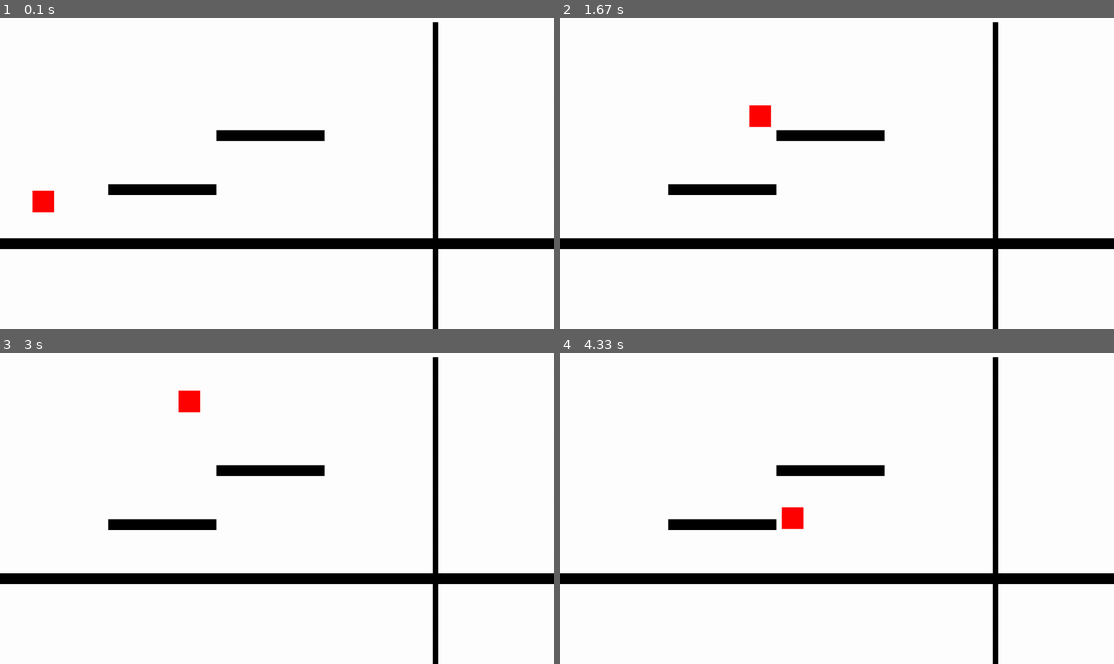
Above: before the commit, frames 1-4 (two rows, left to right).
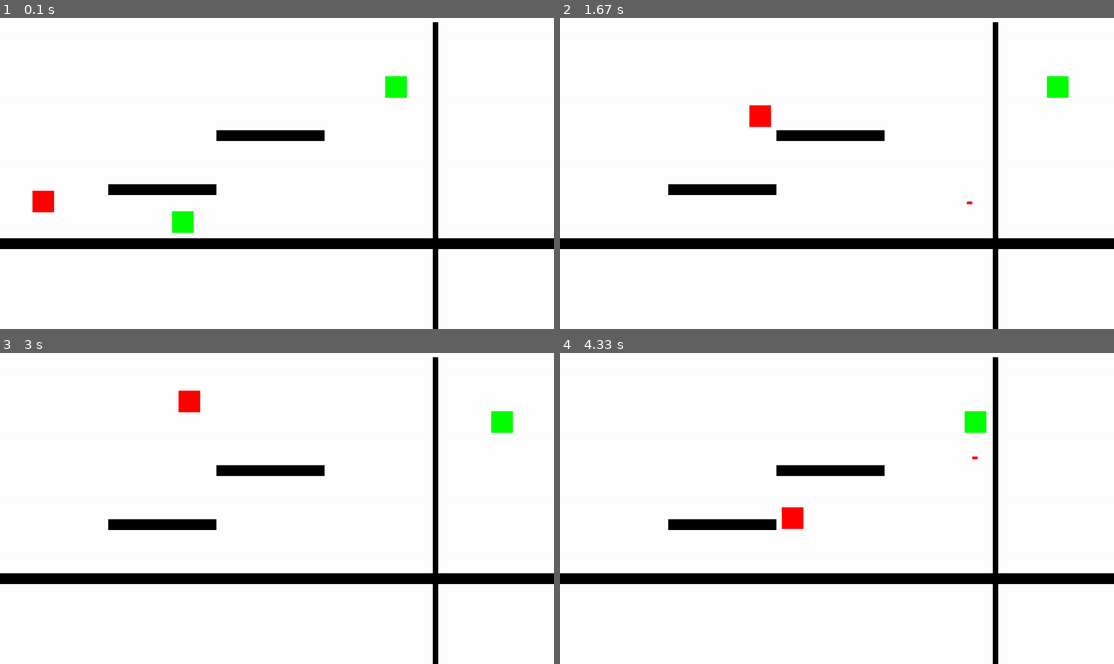
Above: after the commit, the same moments.

Repository: bobacojr/Pygame_Contra
Game: pygame game, started from main.py
The game is run twice, just before and just after one commit, with the same random seed, the same clock (stepped at 60 frames per second) and the same inputs.
Inputs:
- Up to frame 1 (0.1 s): no input
- Up to frame 2 (1.67 s): hold K 0.33-0.8 s; hold D 0.33-0.8 s; hold D 0.83-1.3 s; tap Space at 0.9, 1.2, 1.4 s; tap K at 0.98 s; hold W 1.33-1.63 s
- Up to frame 3 (3 s): hold D 1.67-2.13 s; tap Space at 1.73, 2.03, 2.23, 2.53, 2.8 s; hold A 2.17-2.7 s; tap K at 2.32 s; hold S from 2.73 s (still down)
- Up to frame 4 (4.33 s): release S at 3.03 s; hold A 3.07-3.47 s; tap Space at 3.13, 3.43, 3.57, 3.87, 4.23 s; hold D 3.5-4.13 s; tap K at 3.65 s; hold S from 4.17 s (still down)

The runs differ from the first frame. In frame 1, 0.6% of the frame differs, in the area x 31-74%, y 18-70%; in frame 2, 0.3%; in frame 3, 0.3%; in frame 4, 0.3%.

Commit message:
add super basic enemy and shooting

Diff:
--- /dev/null
+++ b/bullet.py
@@ -0,0 +1,14 @@
+import pygame
+
+class Bullet:
+    def __init__(self, x, y, direction):
+        self.rect = pygame.Rect(x - 5, y - 2, 10, 5)
+        self.direction = pygame.math.Vector2(direction).normalize() if direction != (0,0) else pygame.math.Vector2(1, 0)
+        self.speed = 12
+
+    def update(self):
+        self.rect.x += self.direction.x * self.speed
+        self.rect.y += self.direction.y * self.speed
+
+    def draw(self, screen):
+        pygame.draw.rect(screen, (255, 0, 0), self.rect)
--- /dev/null
+++ b/enemy.py
@@ -0,0 +1,20 @@
+import pygame
+from settings import *
+
+
+class Enemy:
+    def __init__(self, x, y, width, height, color, speed):
+        self.rect = pygame.Rect(x, y, width, height)
+        self.color = color
+        self.speed = speed
+        self.direction = 1  # 1: right, -1: left
+
+    def update(self, platforms):
+        self.rect.x += self.direction * self.speed
+
+        # Reverse direction at screen edges
+        if self.rect.right >= SCREEN_WIDTH or self.rect.left <= 0:
+            self.direction *= -1
+
+    def draw(self, screen):
+        pygame.draw.rect(screen, self.color, self.rect)
--- a/main.py
+++ b/main.py
@@ -3,6 +3,7 @@
 from player import Player
 from platforms import Platform
 from settings import *
+from enemy import Enemy
 
 # Initialize pygame
 pygame.init()
@@ -18,6 +19,11 @@
     Platform(800, 200, 10, 600, BLACK),  # Tall platform
 ]
 
+enemies = [
+    Enemy(300, 550, 40, 40, GREEN, 3),
+    Enemy(700, 300, 40, 40, GREEN, 2)
+]
+
 # Game loop
 running = True
 while running:
@@ -30,6 +36,8 @@
                 player.jump()
             if event.key == pygame.K_s:
                 player.fall()
+            if event.key == pygame.K_k:
+                player.shoot()
 
     # Horizontal movement events
     keys = pygame.key.get_pressed()
@@ -45,10 +53,35 @@
 
     player.update(platforms)
 
+    for bullet in player.bullets[:]:
+        bullet.update()
+        if (bullet.rect.right < 0 or
+                bullet.rect.left > SCREEN_WIDTH or
+                bullet.rect.bottom < 0 or
+                bullet.rect.top > SCREEN_HEIGHT):
+            player.bullets.remove(bullet)
+        else:
+            # Check bullet-enemy collisions
+            for enemy in enemies[:]:
+                if bullet.rect.colliderect(enemy.rect):
+                    enemies.remove(enemy)
+                    player.bullets.remove(bullet)
+                    break
+
+# Update enemies (before screen.fill())
+    for enemy in enemies:
+        enemy.update(platforms)
+
     screen.fill(WHITE)
     for platform in platforms:
         pygame.draw.rect(screen, platform.color, platform)
+
     player.draw(screen)
+
+    for enemy in enemies:
+        enemy.draw(screen)
+    for bullet in player.bullets:
+        bullet.draw(screen)
     pygame.display.update()
     clock.tick(60)
 
--- a/player.py
+++ b/player.py
@@ -1,5 +1,6 @@
 import pygame as py
 from settings import *
+from bullet import Bullet
 
 class Player:
     def __init__(self, x, y, width, height, color, speed):
@@ -15,10 +16,32 @@
         self.current_wall = None
         self.wall_jump_used = False
         self.on_wall = False
+        self.facing = "right"
+        self.bullets = []
+
+    def shoot(self):
+        keys = py.key.get_pressed()
+
+        # Get direction from pressed keys
+        dx, dy = 0, 0
+        if keys[py.K_d]: dx += 1
+        if keys[py.K_a]: dx -= 1
+        if keys[py.K_w]: dy -= 1
+        if keys[py.K_s]: dy += 1
+
+        if dx == 0 and dy == 0:
+            dx = 1 if self.facing == "right" else -1
+
+        bullet = Bullet(self.rect.centerx, self.rect.centery, (dx, dy))
+        self.bullets.append(bullet)
 
     def move(self, dx):
         """ Move the player horizontally by dx units """
         self.rect.x += dx * self.speed
+        if dx < 0:
+            self.facing = "left"
+        elif dx > 0:
+            self.facing = "right"
 
     def jump(self):
         """ Let the player jump if they are grounded """
--- a/settings.py
+++ b/settings.py
@@ -3,5 +3,6 @@
 WHITE = (255, 255, 255)
 RED = (255, 0, 0)
 BLACK = (0, 0, 0)
+GREEN = (0, 255, 0)
 SCREEN_WIDTH = 1024
 SCREEN_HEIGHT = 768
